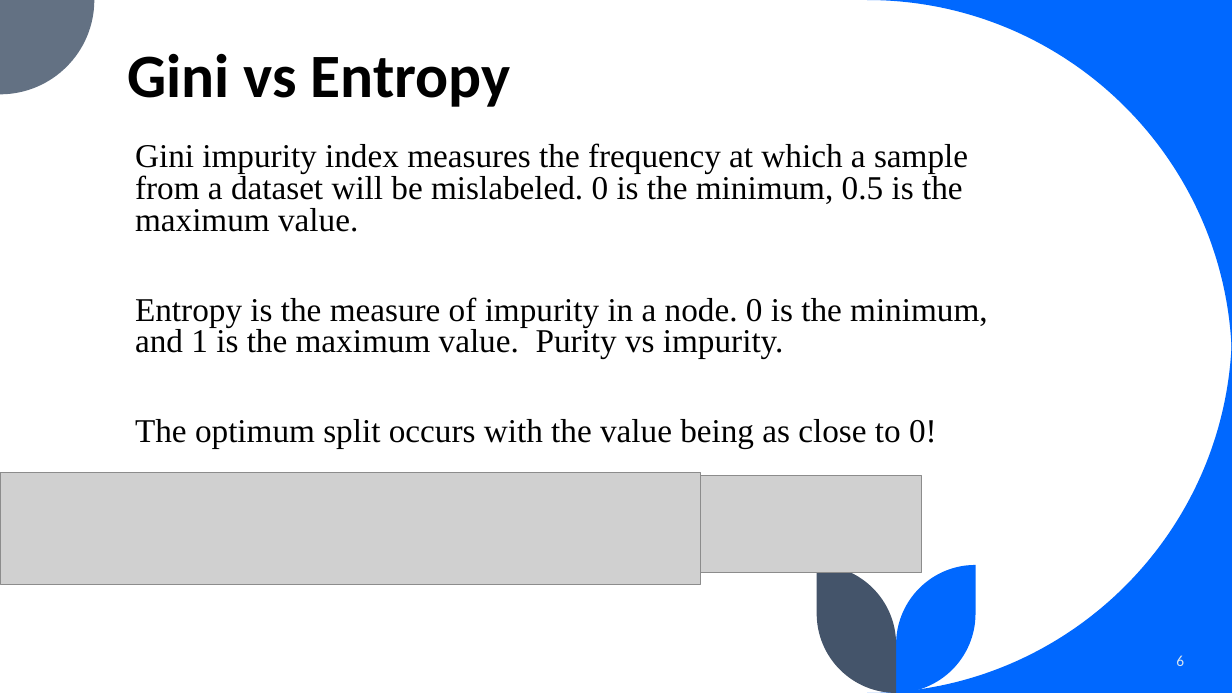
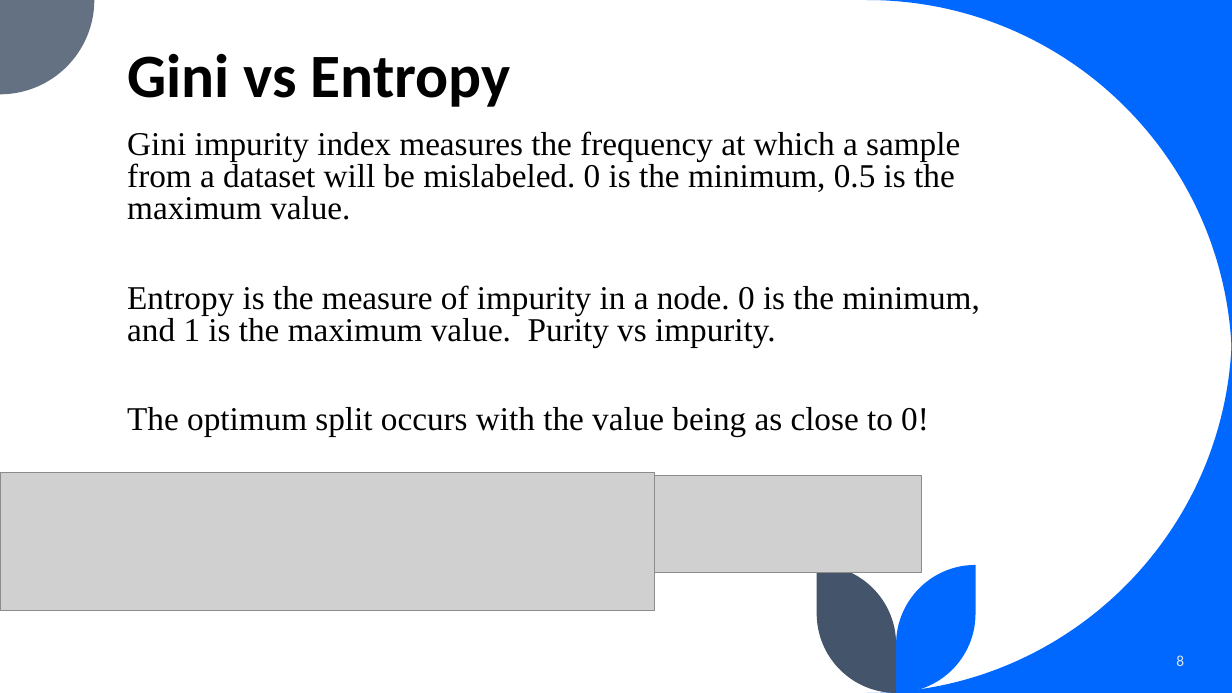
Before and after one commit to edwardoh7/wk09_fourthplace, a slide deck: slide 8 of Wk09 ppt presentation.pptx (slide 6 before the commit). Drawn at 1232x693 pixels with LibreOffice and Linux fonts; fonts in the diff are those of the drawing; grey boxes stand for pictures. Boxes give left, top, right and bottom in pixels: in the first picture for what was removed or moved away, otherwise in the second. Text is boxed around its words. In the diff, an @@ line names an element or a change of style, - is before the commit and + after.

```diff
--- a/Wk09 ppt presentation.pptx
+++ b/Wk09 ppt presentation.pptx
@@ text "Gini impurity index measures the ...": place and size @@
-text "Gini impurity index measures the ..." at [135, 143, 987, 449]
+text "Gini impurity index measures the ..." at [127, 131, 979, 437]
@@ picture: place and size @@
-picture at [0, 473, 701, 585]
+picture at [0, 473, 654, 611]
@@ page number at [1176, 655, 1184, 666]: text changed @@
-6
+8
```
Also in this commit, not shown: 7 other slides changed, 4 slides added, 1 slide removed, 2 other files.
